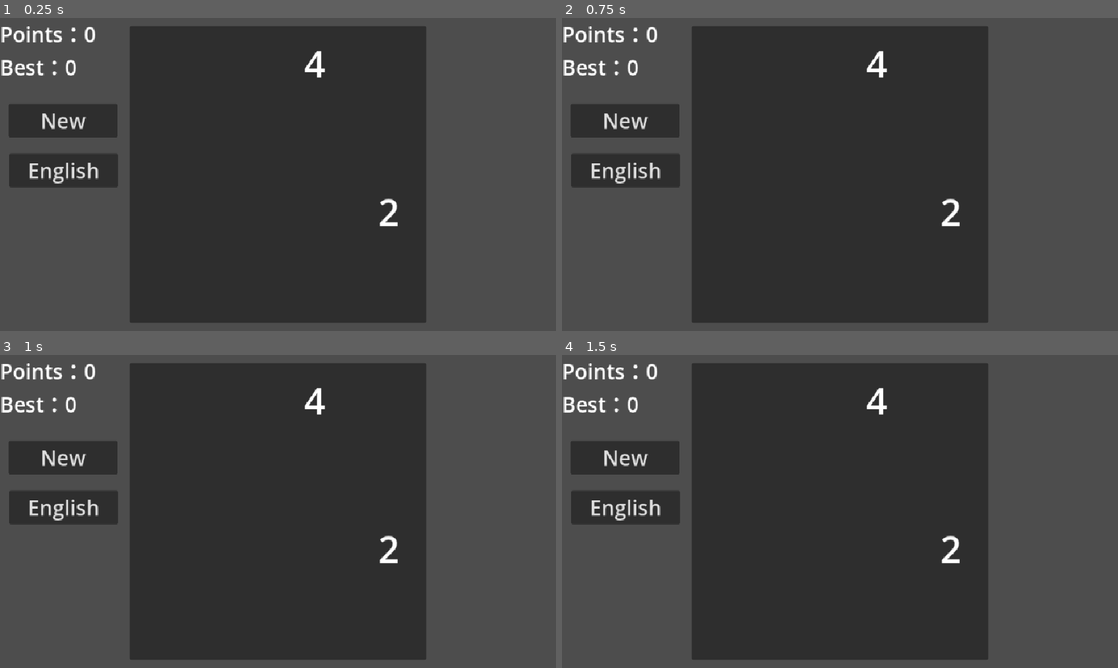
Above: before the commit, frames 1-4 (two rows, left to right).
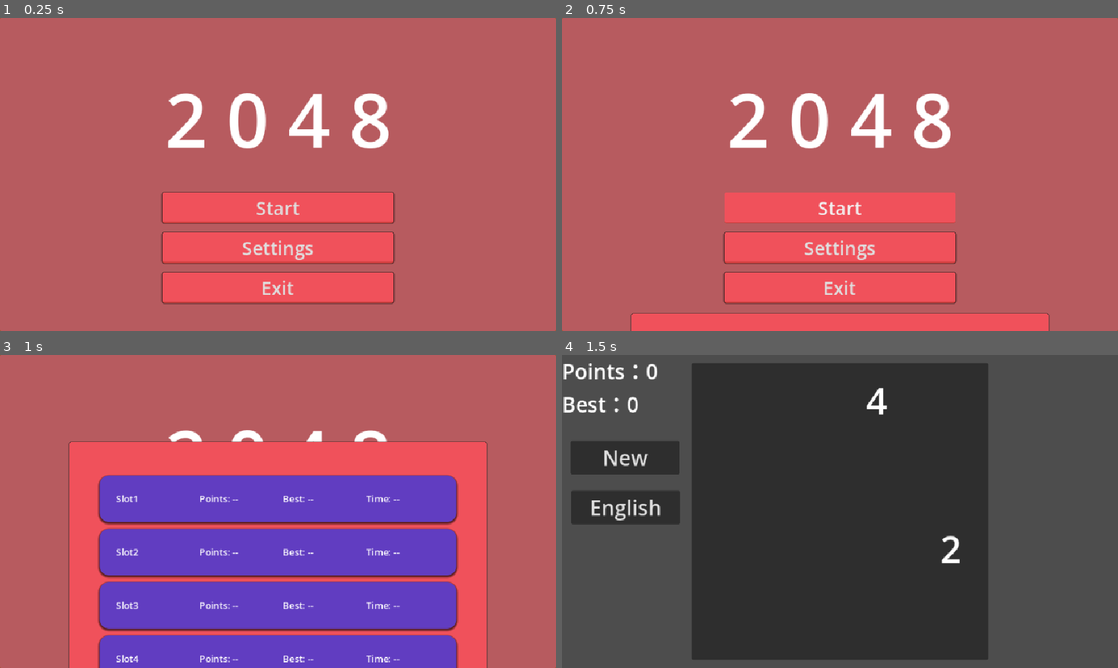
Above: after the commit, the same moments.

Repository: 168AD/2048
Game: Godot game, scene res://ui/main_menu.tscn
Same seed, same stepped clock (60 frames per second), same inputs: the game is played once before the commit and once after it. Before the commit the project starts from res://scenes/board.tscn.
Inputs (mouse positions are in pixels of both pictures, inside the frame that each line leads up to):
- Up to frame 1 (0.25 s): no input
- Up to frame 2 (0.75 s): click (840, 208) at 0.5 s, where only the run after the commit has a clickable "Start"
- Up to frame 3 (1 s): no input
- Up to frame 4 (1.5 s): click (840, 545) at 1.25 s, where only the run after the commit has a clickable "Start"

The runs differ from the first frame. In frame 1, 100% of the frame differs, in the area x 0-100%, y 0-100%; in frame 2, 100%; in frame 3, 100%; in frame 4, nothing differs.

Commit message:
准备之后找插件！

Diff:
--- a/project.godot
+++ b/project.godot
@@ -11,7 +11,7 @@
 [application]
 
 config/name="2048"
-run/main_scene="uid://cje26ep4g86pr"
+run/main_scene="uid://bp0dwmix73qb7"
 config/features=PackedStringArray("4.6", "Forward Plus")
 config/icon="res://icon.svg"
 
--- a/ui/slot_card.gd
+++ b/ui/slot_card.gd
@@ -1,10 +1,10 @@
 extends Control
 class_name SlotCard
 
-@onready var title: Label = $VBoxContainer/Title
-@onready var score: Label = $VBoxContainer/Score
-@onready var highest: Label = $VBoxContainer/Highest
-@onready var time_stamp: Label = $VBoxContainer/TimeStamp
+@onready var title: Label = $HBoxContainer/Title
+@onready var score: Label = $HBoxContainer/Score
+@onready var highest: Label = $HBoxContainer/Highest
+@onready var time_stamp: Label = $HBoxContainer/TimeStamp
 
 var slot: int
 var selected: bool = false
--- a/ui/slot_card.tscn
+++ b/ui/slot_card.tscn
@@ -1,18 +1,7 @@
 [gd_scene format=3 uid="uid://di3fxvkymxcn0"]
 
 [ext_resource type="Script" uid="uid://b471ew2kq8ciu" path="res://ui/slot_card.gd" id="1_a8e8k"]
-
-[sub_resource type="StyleBoxFlat" id="StyleBoxFlat_xh2ra"]
-bg_color = Color(0.38039216, 0.23921569, 0.75686276, 1)
-corner_radius_top_left = 16
-corner_radius_top_right = 16
-corner_radius_bottom_right = 16
-corner_radius_bottom_left = 16
-shadow_size = 4
-shadow_offset = Vector2(0, 2)
-
-[sub_resource type="Theme" id="Theme_xh2ra"]
-Panel/styles/panel = SubResource("StyleBoxFlat_xh2ra")
+[ext_resource type="Theme" uid="uid://dove2f50wkrcb" path="res://ui/theme/slot_card.tres" id="1_v4u2b"]
 
 [node name="SlotCard" type="Control" unique_id=2044918011]
 layout_mode = 3
@@ -21,7 +10,7 @@
 anchor_bottom = 1.0
 grow_horizontal = 2
 grow_vertical = 2
-theme = SubResource("Theme_xh2ra")
+theme = ExtResource("1_v4u2b")
 script = ExtResource("1_a8e8k")
 
 [node name="BackGround" type="Panel" parent="." unique_id=879611727]
@@ -32,7 +21,7 @@
 grow_horizontal = 2
 grow_vertical = 2
 
-[node name="VBoxContainer" type="HBoxContainer" parent="." unique_id=1562197263]
+[node name="HBoxContainer" type="HBoxContainer" parent="." unique_id=1562197263]
 layout_mode = 1
 anchors_preset = -1
 anchor_left = 0.05
@@ -43,28 +32,28 @@
 grow_vertical = 2
 theme_override_constants/separation = 16
 
-[node name="Title" type="Label" parent="VBoxContainer" unique_id=1661445324]
+[node name="Title" type="Label" parent="HBoxContainer" unique_id=1661445324]
 custom_minimum_size = Vector2(128, 64)
 layout_mode = 2
 size_flags_horizontal = 0
 theme_override_font_sizes/font_size = 16
 vertical_alignment = 1
 
-[node name="Score" type="Label" parent="VBoxContainer" unique_id=864418310]
+[node name="Score" type="Label" parent="HBoxContainer" unique_id=864418310]
 custom_minimum_size = Vector2(128, 64)
 layout_mode = 2
 size_flags_horizontal = 0
 theme_override_font_sizes/font_size = 16
 vertical_alignment = 1
 
-[node name="Highest" type="Label" parent="VBoxContainer" unique_id=2144823624]
+[node name="Highest" type="Label" parent="HBoxContainer" unique_id=2144823624]
 custom_minimum_size = Vector2(128, 64)
 layout_mode = 2
 size_flags_horizontal = 0
 theme_override_font_sizes/font_size = 16
 vertical_alignment = 1
 
-[node name="TimeStamp" type="Label" parent="VBoxContainer" unique_id=1537058592]
+[node name="TimeStamp" type="Label" parent="HBoxContainer" unique_id=1537058592]
 custom_minimum_size = Vector2(128, 64)
 layout_mode = 2
 size_flags_horizontal = 0
--- /dev/null
+++ b/ui/theme/slot_card.tres
@@ -0,0 +1,13 @@
+[gd_resource type="Theme" format=3 uid="uid://dove2f50wkrcb"]
+
+[sub_resource type="StyleBoxFlat" id="StyleBoxFlat_xh2ra"]
+bg_color = Color(0.38039216, 0.23921569, 0.75686276, 1)
+corner_radius_top_left = 16
+corner_radius_top_right = 16
+corner_radius_bottom_right = 16
+corner_radius_bottom_left = 16
+shadow_size = 4
+shadow_offset = Vector2(0, 2)
+
+[resource]
+Panel/styles/panel = SubResource("StyleBoxFlat_xh2ra")
